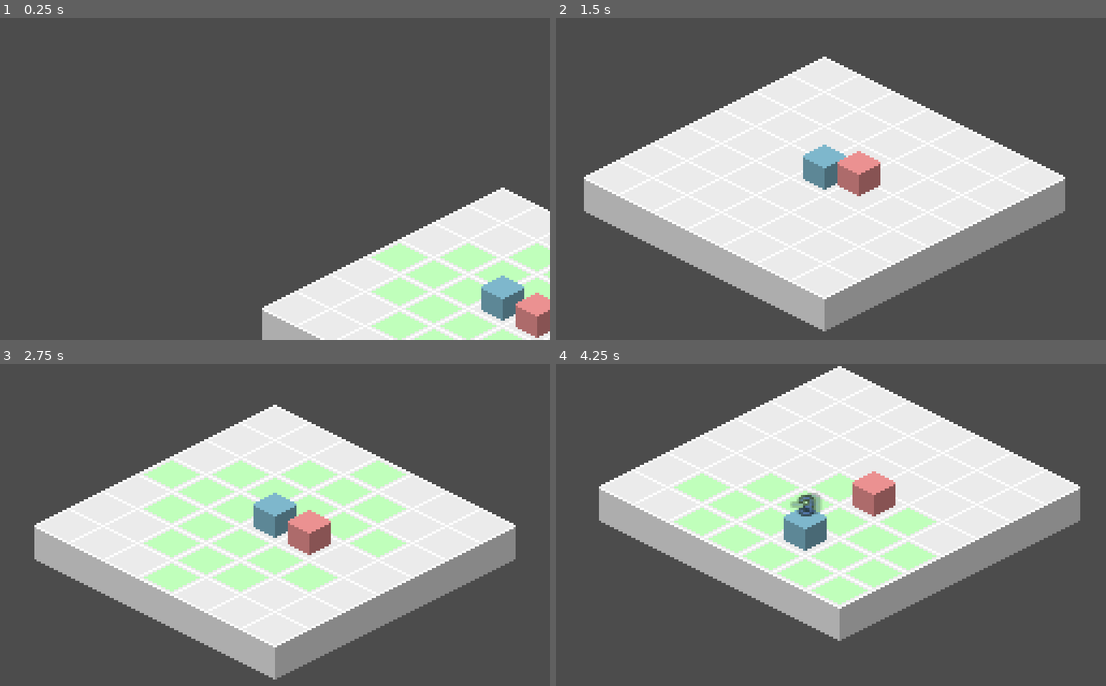
Above: before the commit, frames 1-4 (two rows, left to right).
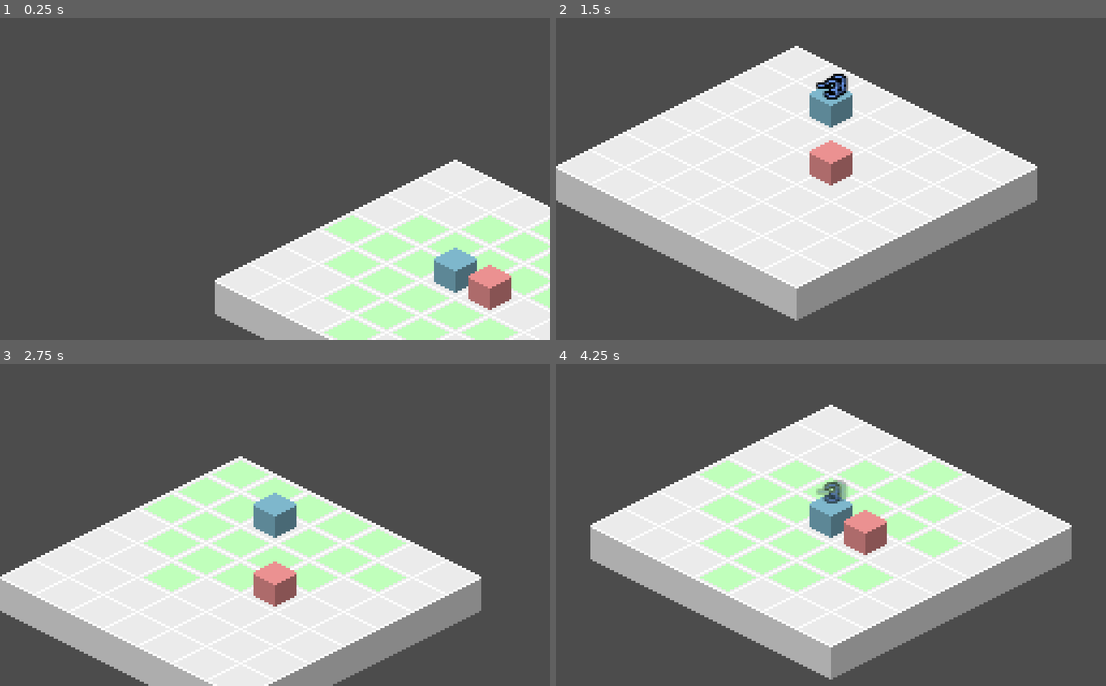
Above: after the commit, the same moments.

Repository: jaytav/godot-test-3
Game: Godot game, scene res://main.tscn
Same seed, same stepped clock (60 frames per second), same inputs: the game is played once before the commit and once after it.
Inputs (mouse positions are in pixels of both pictures, inside the frame that each line leads up to):
- Up to frame 1 (0.25 s): no input
- Up to frame 2 (1.5 s): move the mouse to (952, 162) at 0.52 s; press the mouse at (952, 162) at 0.53 s; tap Space (ui_select) at 0.77 s; move the mouse to (721, 195) at 1.27 s; release the mouse at (721, 195) at 1.28 s; click (721, 195) at 1.35 s
- Up to frame 3 (2.75 s): tap Space (ui_select) at 1.52 s; move the mouse to (330, 454) at 2.02 s; press the mouse at (330, 454) at 2.03 s
- Up to frame 4 (4.25 s): tap Enter at 2.75 s; move the mouse to (803, 589) at 2.77 s; release the mouse at (803, 589) at 2.78 s; click (803, 589) at 2.85 s; tap Space (ui_select) at 3.02, 3.77 s; move the mouse to (996, 573) at 3.52 s; press the mouse at (996, 573) at 3.53 s

The runs differ from the first frame. In frame 1, 16% of the frame differs, in the area x 39-100%, y 44-100%; in frame 2, 15%; in frame 3, 36%; in frame 4, 39%, in the area x 6-96%, y 0-98%.

Commit message:
increase camera follow speed

Diff:
--- a/src/autoload/camera_controller.gd
+++ b/src/autoload/camera_controller.gd
@@ -2,7 +2,7 @@
 
 
 var _camera: Camera2D
-var _follow_speed: float = 100
+var _follow_speed: float = 200
 var _follow_entity: Node2D
 
 
--- a/src/scenes/world.tscn
+++ b/src/scenes/world.tscn
@@ -1,11 +1,10 @@
-[gd_scene load_steps=10 format=2]
+[gd_scene load_steps=9 format=2]
 
 [ext_resource path="res://src/entity/character/player/player.tscn" type="PackedScene" id=1]
 [ext_resource path="res://assets/textures/floor.png" type="Texture" id=2]
 [ext_resource path="res://assets/textures/action.png" type="Texture" id=3]
 [ext_resource path="res://assets/textures/action_secondary.png" type="Texture" id=4]
 [ext_resource path="res://src/entity/character/enemy/enemies/turn_skipper/turn_skipper.tscn" type="PackedScene" id=5]
-[ext_resource path="res://src/entity/character/character.gd" type="Script" id=6]
 
 [sub_resource type="TileSet" id=1]
 0/name = "floor.png 0"
@@ -103,6 +102,5 @@
 
 [node name="TurnSkipper" parent="Characters" instance=ExtResource( 5 )]
 position = Vector2( 144, 80 )
-script = ExtResource( 6 )
 
 [editable path="Characters/Player"]
